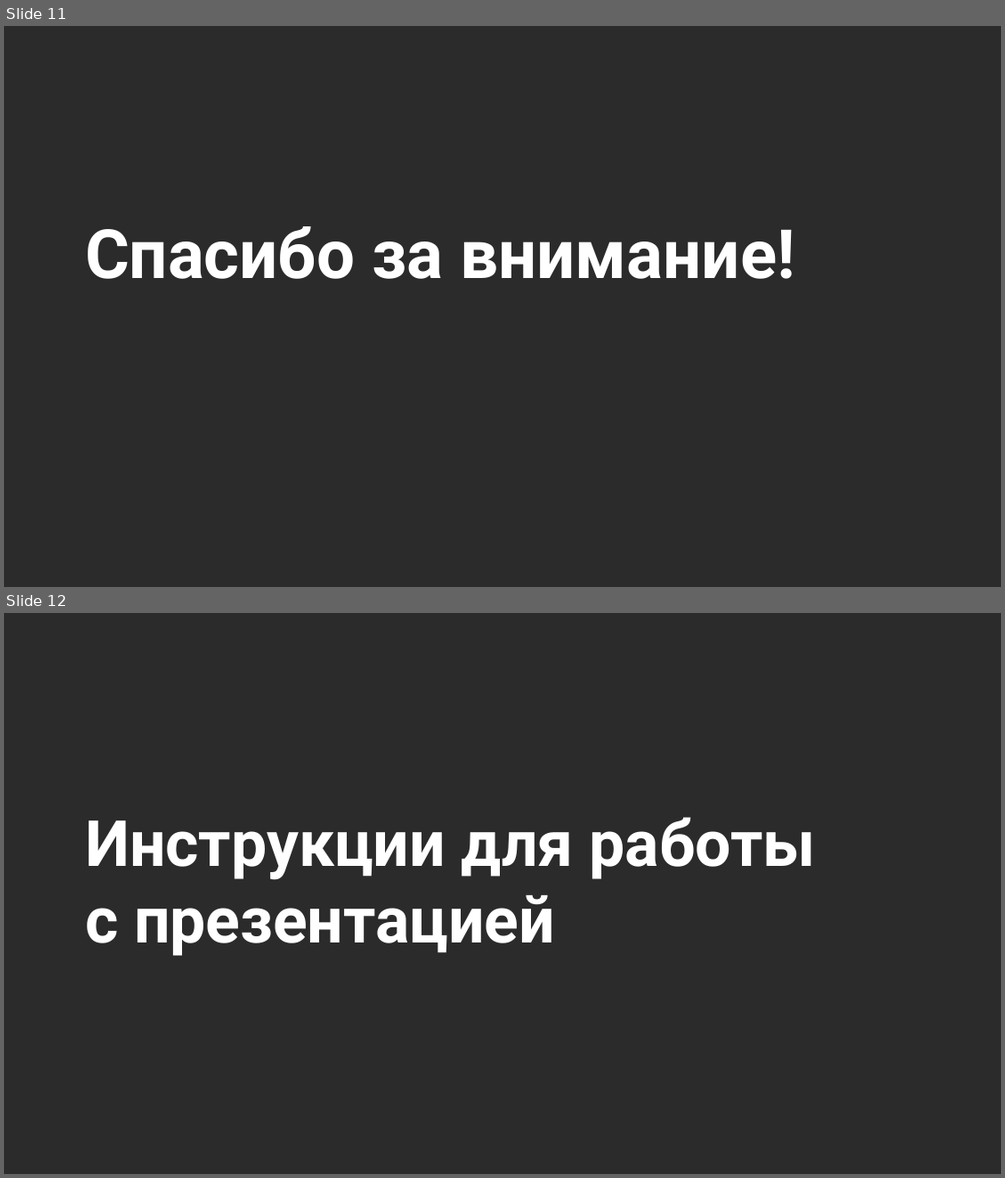
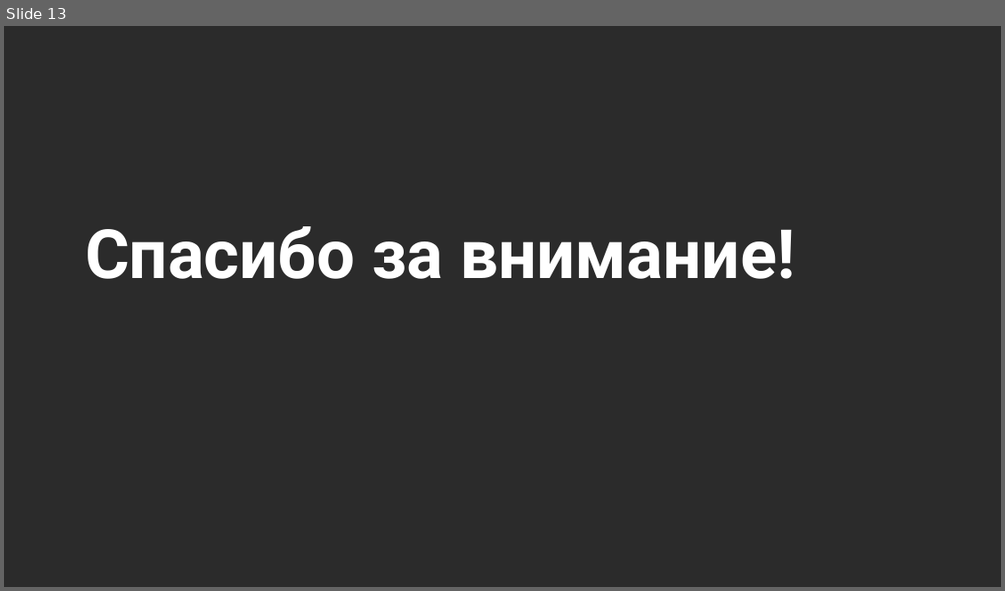
Before and after one commit to kochnevd/course-microservices, a slide deck: course-project/materials/Защита проекта.pptx. Shown one above the other, each under a label of ours: slides 11 and 12 before the commit, slide 13 after it. The pictures are 1005x1178 and 1005x591 pixels, drawn with LibreOffice and Linux fonts; fonts in the diff are those of the drawing; background and template pictures are left out; a plain dark background stands for a picture behind light text. Boxes give left, top, right and bottom in pixels: in the first picture for what was removed or moved away, otherwise in the second. Text is boxed around its words. In the diff, an @@ line names an element or a change of style, - is before the commit and + after.

```diff
--- a/course-project/materials/Защита проекта.pptx
+++ b/course-project/materials/Защита проекта.pptx
@@ slide 12 removed at [4, 613, 1001, 1174], background picture (left out) @@
@@ title removed at [85, 817, 816, 956] @@
-Инструкции для работы
-с презентацией
@@ what was slide 11 is now slide 13 @@
```
Also in this commit, not shown: 1 slide changed, 8 slides added, 12 other slides removed.
